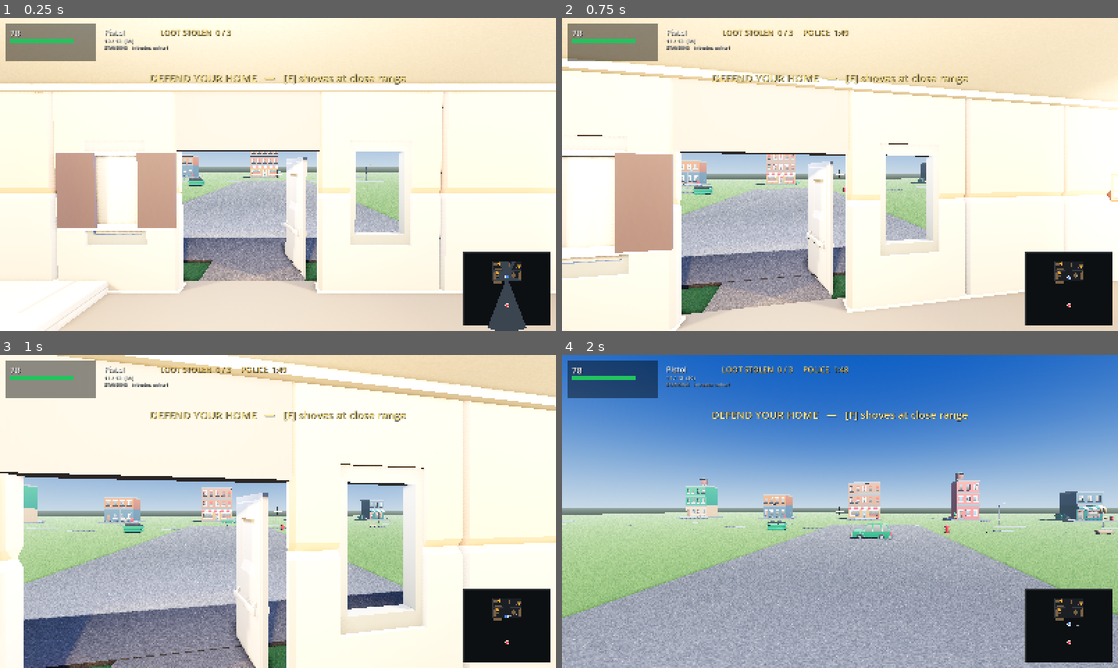
Above: before the commit, frames 1-4 (two rows, left to right).
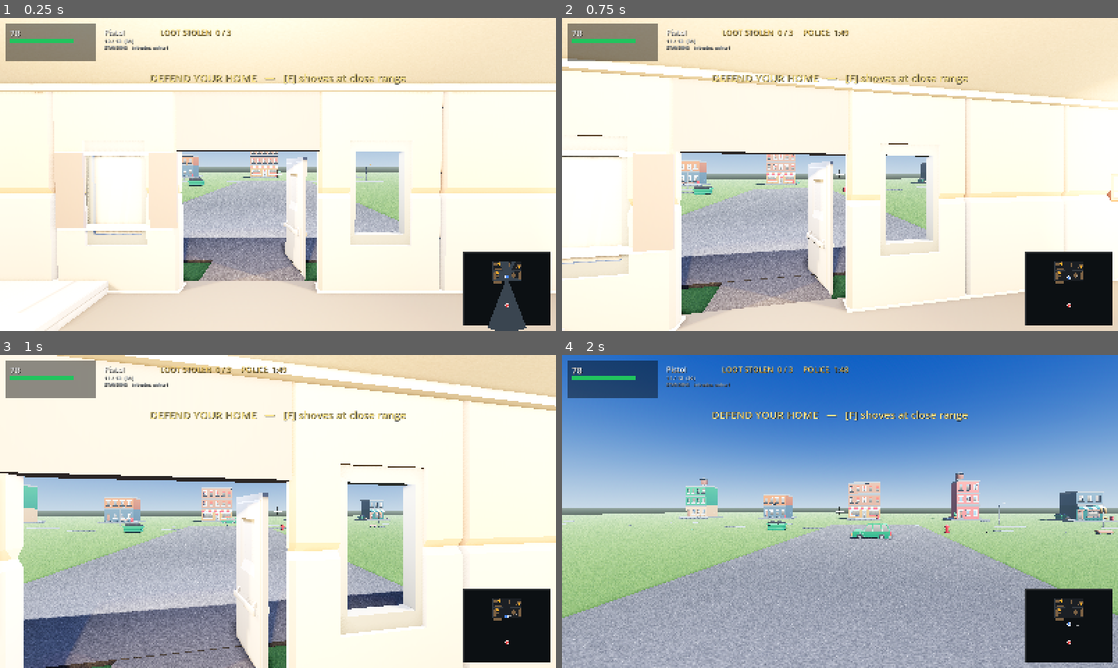
Above: after the commit, the same moments.

Repository: richardbrandel/home-invasion-godot
Game: Godot game, scene res://scenes/main.tscn
The game is run twice, just before and just after one commit, with the same random seed, the same clock (stepped at 60 frames per second) and the same inputs.
Inputs (mouse positions are in pixels of both pictures, inside the frame that each line leads up to):
- Up to frame 1 (0.25 s): no input
- Up to frame 2 (0.75 s): tap Enter at 0.5, 0.6 s; move the mouse to (867, 174) at 0.52 s; hold W from 0.53 s (still down); click (867, 174) at 0.67 s
- Up to frame 3 (1 s): keep holding W
- Up to frame 4 (2 s): keep holding W; move the mouse to (812, 511) at 1.27 s; tap 1 at 1.35 s

The runs differ from the first frame. In frame 1, 3.8% of the frame differs, in the area x 9-32%, y 43-70%; in frame 2, 3.3%; in frame 3, nothing differs; in frame 4, nothing differs.

Commit message:
Gather the curtains at the sides instead of drawing them (item 5)
Richard asked whether the windows he could not see through were the ones with the
curtains drawn. They were not -- those are the GLAZED wall_window_closed bays, which
have always been opaque, and the see-through ones are literal holes. But the question
exposed a real fault: the curtains were only on the bays that were opaque ALREADY, at
30% of the bay width each, so from inside the closed windows read as fully curtained
and the open ones as unframed holes. The two effects compounded instead of
complementing.

His call was to keep the see-through alternation and tie the curtains back, which is
what this does: a panel about a fifth of the bay, pushed to the edge, in a much
lighter cloth. Fabric gathered at the side of a window rather than pulled across it,
and the middle of the glass stays clear.

Verified by render from inside.

Heist 7/7, wallshot clean, 91 + 41 tests pass.

Diff:
--- a/scripts/house.gd
+++ b/scripts/house.gd
@@ -435,7 +435,11 @@
 static func _window_trim(parent: Node3D, at: Vector3, horizontal: bool, bay: float,
 		thickness: float) -> void:
 	var trim := _flat(Color(0.94, 0.93, 0.91))
-	var cloth := _flat(Color(0.32, 0.30, 0.36))
+	# Lighter and narrower than the first cut, which read as a drawn curtain. A panel about a
+	# fifth of the bay, pushed to the edge, is fabric gathered at the side of the window
+	# rather than a curtain pulled across it — and it leaves the middle of the glass doing its
+	# job, which is the thing that stops the facade looking like a film set.
+	var cloth := _flat(Color(0.56, 0.52, 0.53))
 	var w := bay * 0.92
 	var deep := thickness + 0.06
 
@@ -463,10 +467,10 @@
 	for side in [-1.0, 1.0]:
 		var c := MeshInstance3D.new()
 		var cb := BoxMesh.new()
-		cb.size = Vector3(bay * 0.30, drop, 0.035) if horizontal \
-			else Vector3(0.035, drop, bay * 0.30)
+		cb.size = Vector3(bay * 0.22, drop, 0.032) if horizontal \
+			else Vector3(0.032, drop, bay * 0.22)
 		c.mesh = cb
-		var off: float = float(side) * bay * 0.32
+		var off: float = float(side) * bay * 0.37
 		var p := Vector3(at.x + (off if horizontal else 0.0), WINDOW_SILL_Y + drop * 0.5,
 			at.z + (0.0 if horizontal else off)) + inward
 		c.position = p
